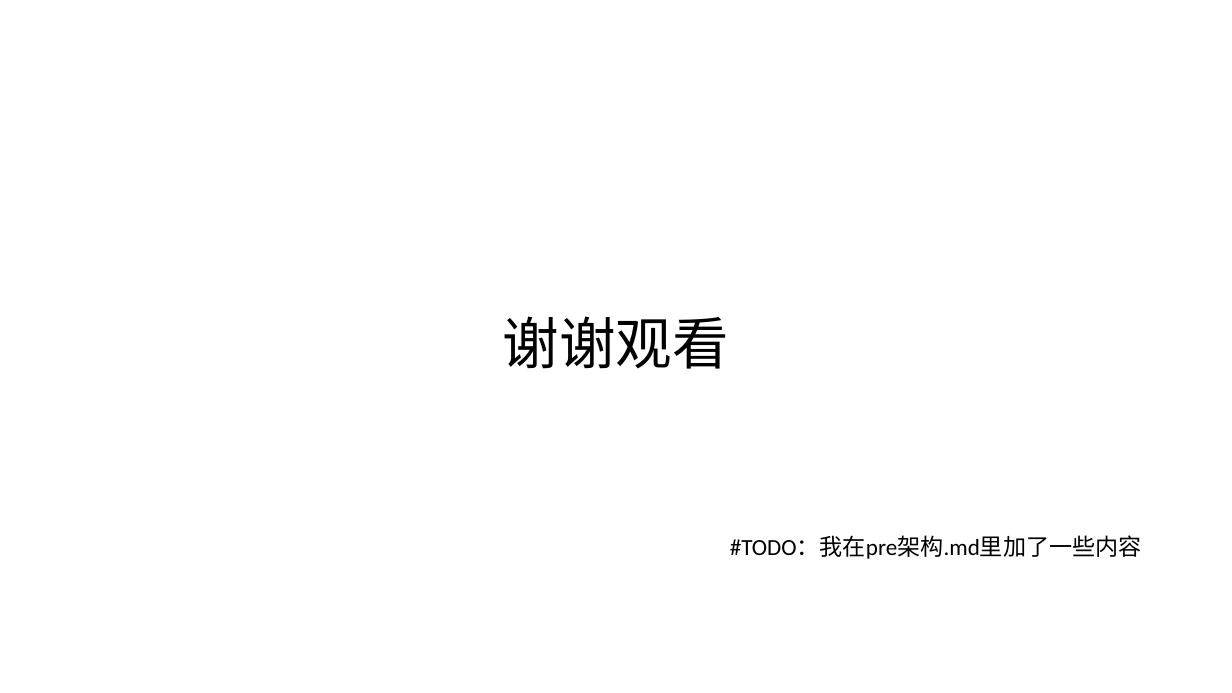
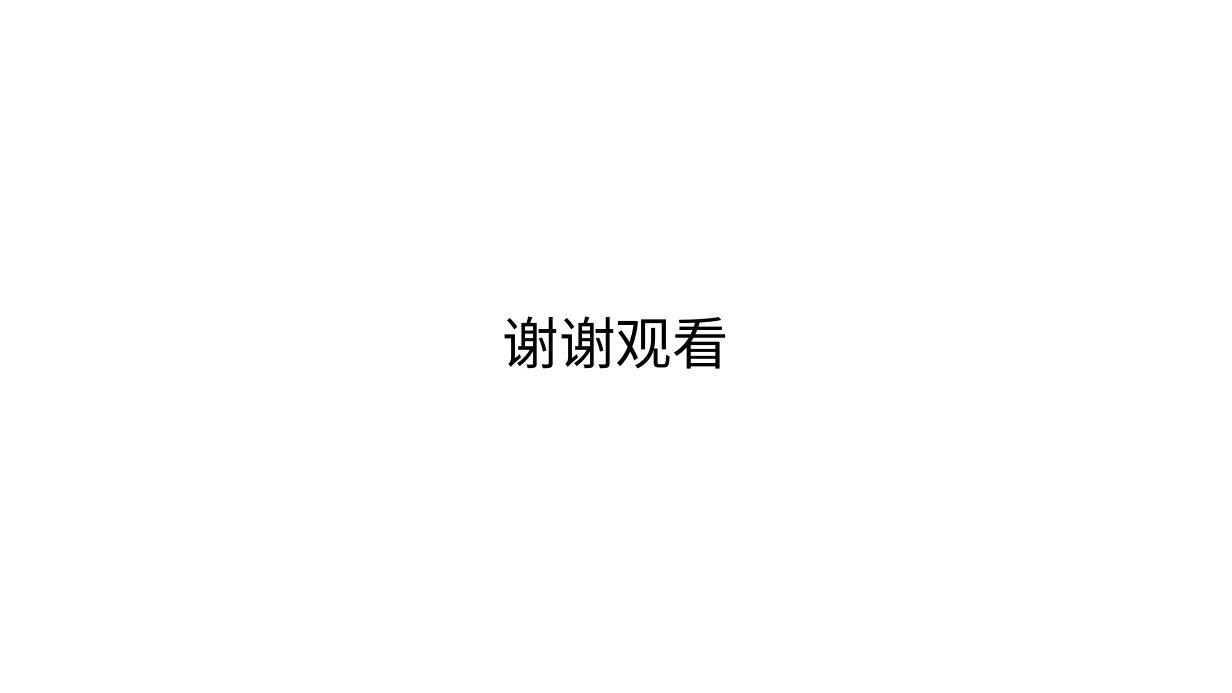
Before and after one commit to hyc2026/musicode, a slide deck: slide 12 of musicode展示.pptx (slide 13 before the commit). Drawn at 1232x693 pixels with LibreOffice and Linux fonts; fonts in the diff are those of the drawing. Boxes give left, top, right and bottom in pixels: in the first picture for what was removed or moved away, otherwise in the second. Text is boxed around its words. In the diff, an @@ line names an element or a change of style, - is before the commit and + after.

Commit message:
ppt

```diff
--- a/musicode展示.pptx
+++ b/musicode展示.pptx
@@ text removed at bbox=[730, 535, 1142, 559] @@
-#TODO：我在pre架构.md里加了一些内容
```
Also in this commit, not shown: 4 slides added, 5 slides removed.
